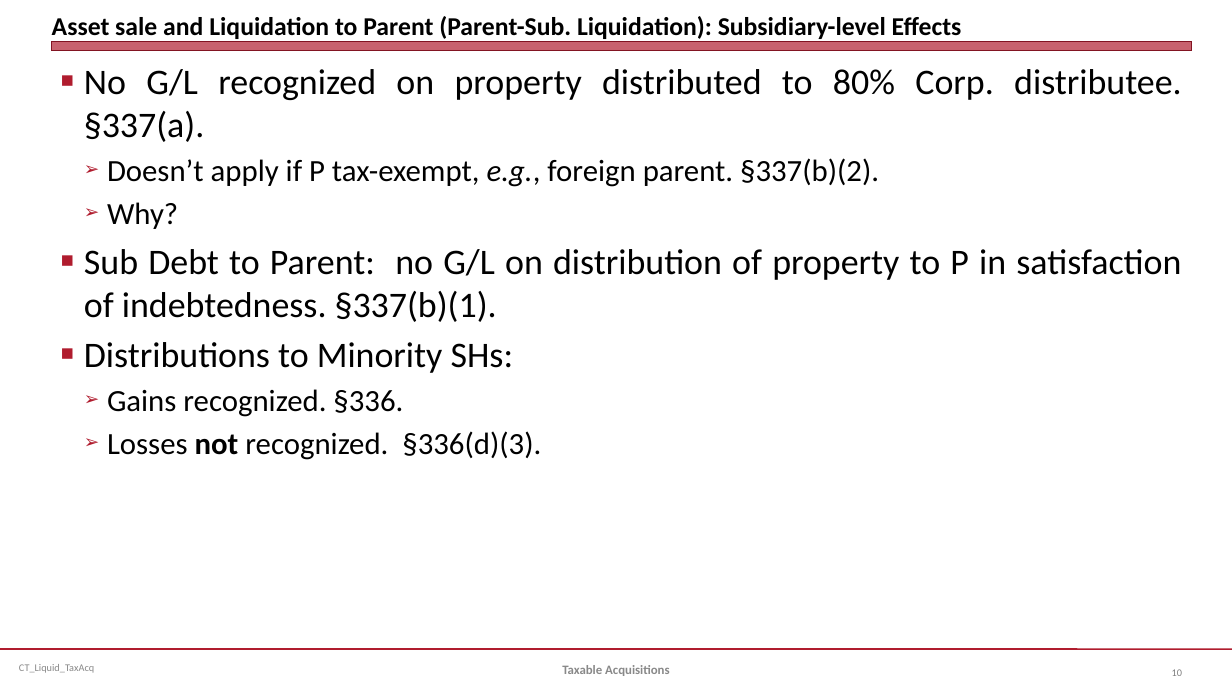
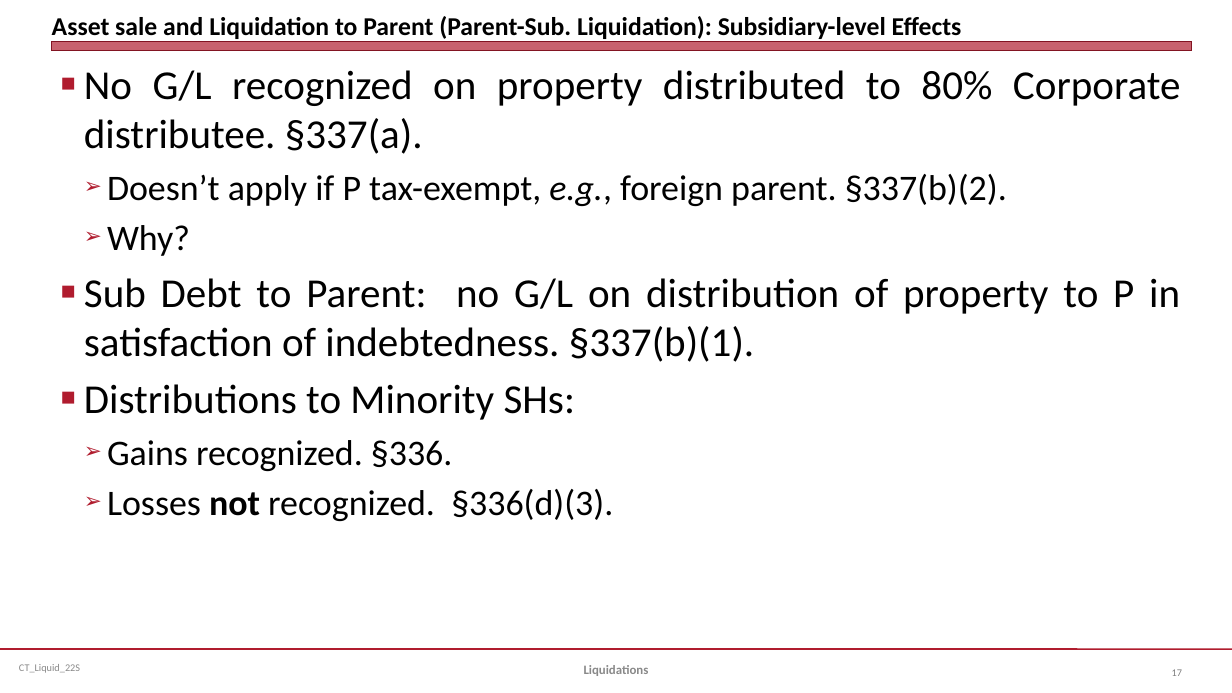
Before and after one commit to jmc877/Corporate-Tax, a slide deck: slide 17 of slides/CT_Liquid_22S.pptx (slide 10 before the commit). Drawn at 1232x693 pixels with LibreOffice and Linux fonts; fonts in the diff are those of the drawing. Boxes give left, top, right and bottom in pixels: in the first picture for what was removed or moved away, otherwise in the second. Text is boxed around its words. In the diff, an @@ line names an element or a change of style, - is before the commit and + after.

```diff
--- a/slides/CT_Liquid_22S.pptx
+++ b/slides/CT_Liquid_22S.pptx
@@ text at (84,70,1181,154): text changed; size 28 to 32 pt @@
-■ No G/L recognized on property distributed to 80% Corp. distributee. §337(a).
+■ No G/L recognized on property distributed to 80% Corporate distributee. §337(a).
@@ text at (84,174,1180,521): size 24 to 28 pt in "Doesn’t apply if P tax-exempt, e.g., foreign ...", "Why?", "Gains recognized. §336.", "Losses not recognized. §336(d)(3)."; size 28 to 32 pt in "Sub Debt to Parent: no G/L on ...", "Distributions to Minority SHs:" @@
@@ text at (19,664,80,673): text changed @@
-CT_Liquid_TaxAcq
+CT_Liquid_22S
@@ text at (584,665,649,676): text changed @@
-Taxable Acquisitions
+Liquidations
@@ page number at (1172,669,1182,676): text changed @@
-10
+17
```
Also in this commit, not shown: 14 other slides changed, 4 slides added, 16 slides removed, 2 other files.
